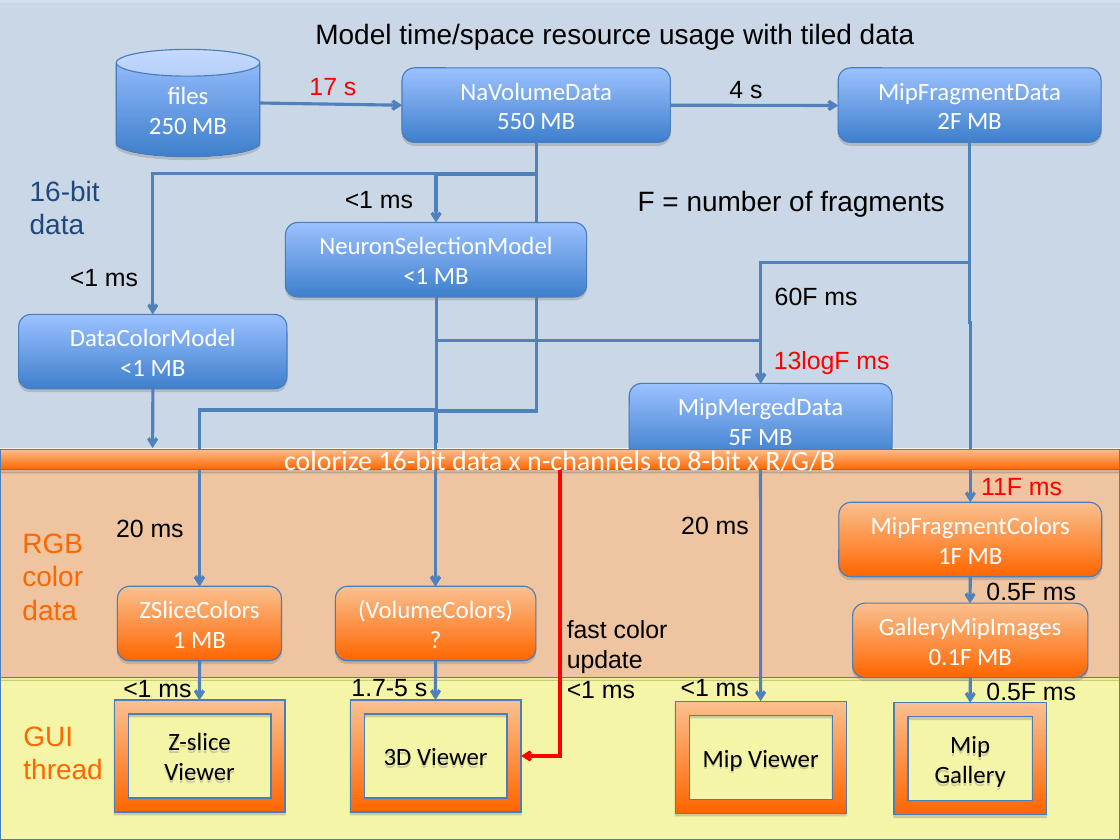
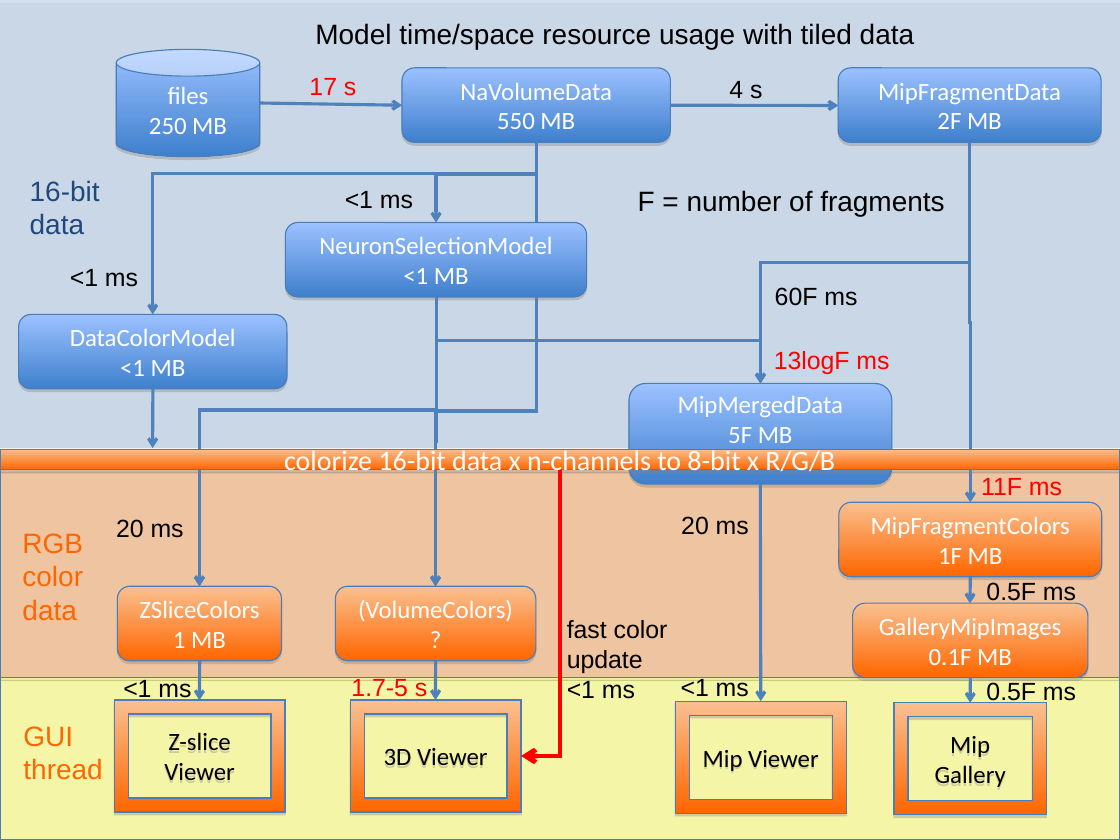
Before and after one commit to CBL-ORION/v3d_external-old, a slide deck: slide 10 of v3d_main/neuron_annotator/doc/NAVolumeModel.ppt. Drawn at 1120x840 pixels with LibreOffice and Linux fonts; fonts in the diff are those of the drawing. Boxes give left, top, right and bottom in pixels: in the first picture for what was removed or moved away, otherwise in the second. Text is boxed around its words. In the diff, an @@ line names an element or a change of style, - is before the commit and + after.

Commit message:
Renamed progress related signals/slots to better match Qt conventions. Added progress bar in NA main window during file load (finally). 3D viewer now uses its own progress bar; though there is a sporadic visual artifact at the completion of progress. Minor updates to powerpoint presentation.

```diff
--- a/v3d_main/neuron_annotator/doc/NAVolumeModel.ppt
+++ b/v3d_main/neuron_annotator/doc/NAVolumeModel.ppt
@@ rounded rectangle "MipMergedData": place and size @@
-rounded rectangle "MipMergedData" at <box>629,383,893,457</box>
+rounded rectangle "MipMergedData" at <box>629,383,893,484</box>
@@ elbow arrow (560, 470) - (521, 756): stroke #FF0000 2.01 pt to #FF0000 3 pt @@
@@ arrow moved from (760, 458) - (760, 701) to (760, 484) - (760, 701) @@
@@ text "1.7-5 s" at <box>351,676,427,702</box>: text colour #000000 to #FF0000 @@
```
Also in this commit, not shown: 9 other files.
